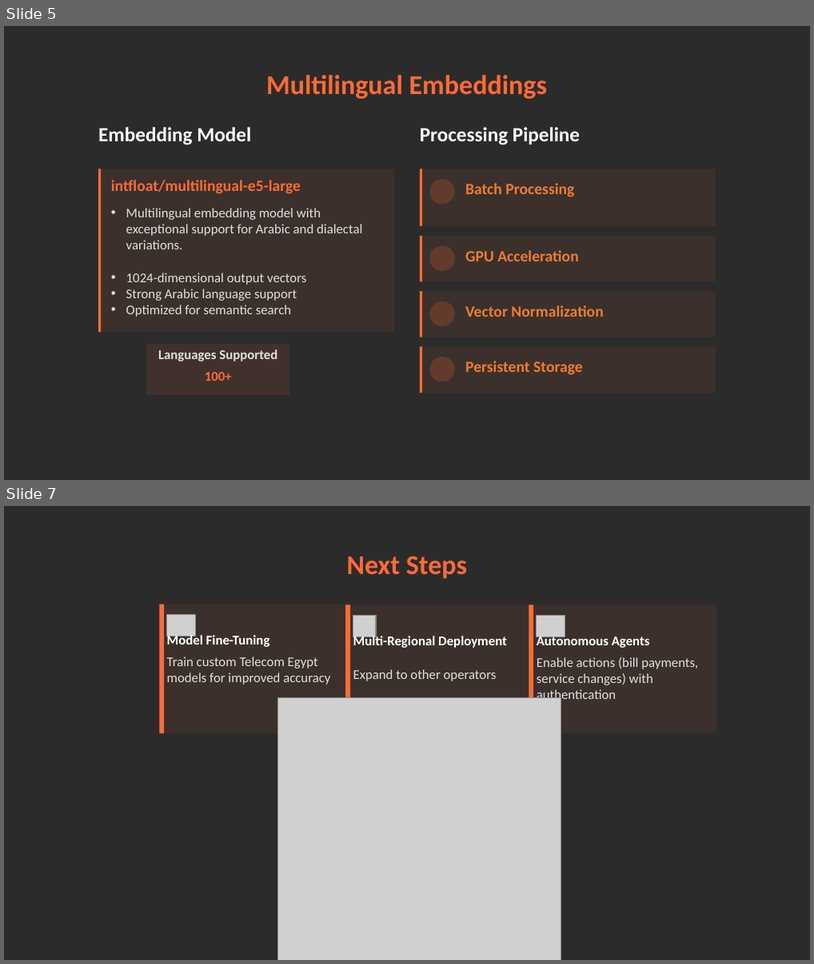
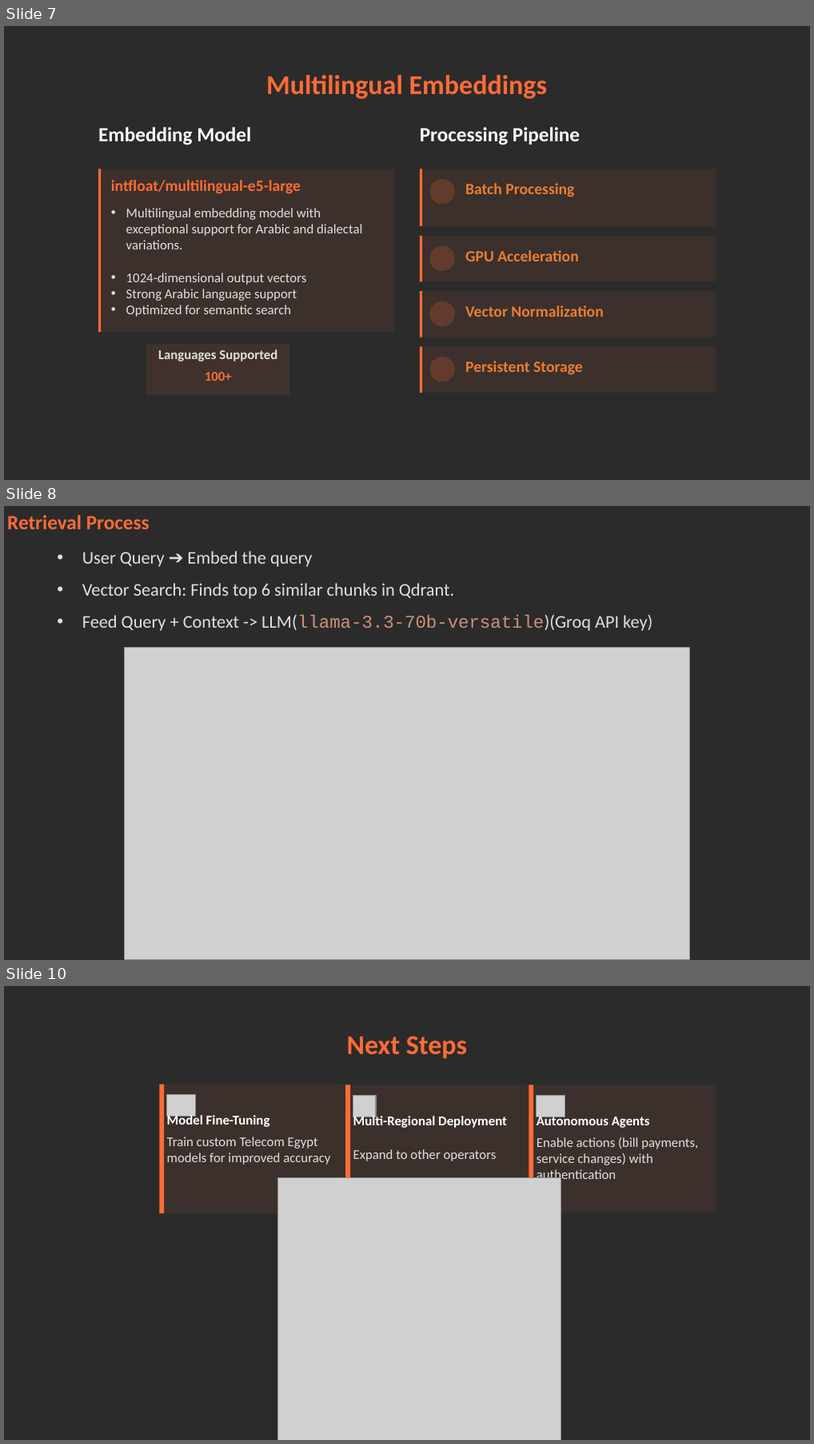
Before and after one commit to MohamedSaeed130/Telecom-Egypt-mini-chatbot, a slide deck: Telecom_Egypt_RAG_Presentation.pptx. Shown one above the other, each under a label of ours: slides 5 and 7 before the commit, slides 7, 8 and 10 after it; the slides between them are not shown. The pictures are 814x964 and 814x1444 pixels, drawn with LibreOffice and Linux fonts; fonts in the diff are those of the drawing; grey boxes stand for pictures; background and template pictures are left out; a plain dark background stands for a picture behind light text. Boxes give left, top, right and bottom in pixels: in the first picture for what was removed or moved away, otherwise in the second. Text is boxed around its words. In the diff, an @@ line names an element or a change of style, - is before the commit and + after.

Commit message:
qdrant update

```diff
--- a/Telecom_Egypt_RAG_Presentation.pptx
+++ b/Telecom_Egypt_RAG_Presentation.pptx
@@ slide 8 added at <box>4,506,810,960</box>, background picture (left out) @@
@@ text added at <box>7,515,150,529</box>, 18 pt, text #FF6B35, bold @@
+Retrieval Process
@@ text added at <box>82,551,653,631</box>, 16 pt, text #E0E0E0 @@
+• User Query ➔ Embed the query
+• Vector Search: Finds top 6 similar chunks in Qdrant.
+• Feed Query + Context -> LLM(llama-3.3-70b-versatile)(Groq API key)
@@ picture added at <box>125,648,690,960</box> @@
@@ what was slide 5 is now slide 7 @@
@@ what was slide 7 is now slide 10 @@
```
Also in this commit, not shown: 3 slides changed, 3 other slides added, 1 slide removed, 1 other file.
